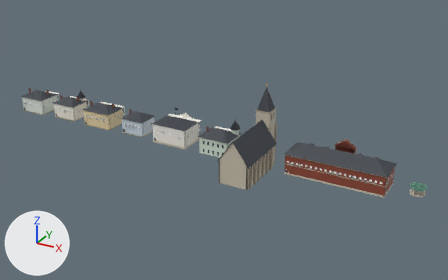
An edit to the glTF model public/models/buildings/kamome.glb, drawn before and after from the same camera.
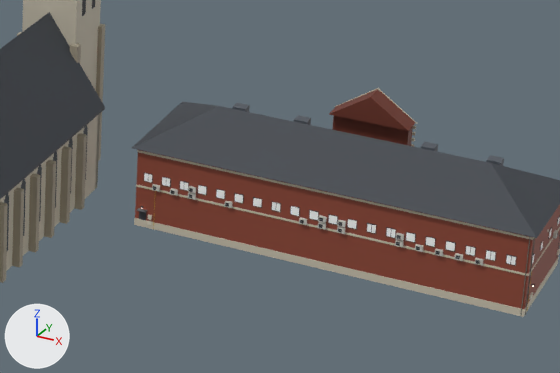
The first picture shows the older version from a 50 mm lens placed at (262.0, -250.0, 128.0), pointed at (131.0, -11.0, 9.0). The close-ups show the older and then the newer version on the part from 56% to 88% of the width and 42% to 76% of the height of that picture. Only the edits that show in the close-ups are written down. Every picture has the same lights, and +X, +Y and +Z are marked at lower left. Where no turn or scale is listed for an object, it has been applied to the vertices. Vertices at exactly the same position are counted once.

Names of what the first close-up shows: 'kamome_church_body', 'kamome_school_body'.
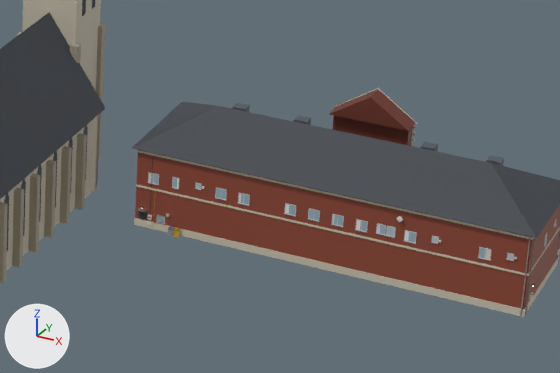
Where the change shows, as pixel boxes (x1, y1, x2, y2) in the close-ups (560 x 373 px; the box of a moved part takes in the faces that stretch with it):
```json
{"part": 1, "of": "me_kamome_school_body", "change": "moved or reshaped", "before": [386, 227, 396, 238], "after": [376, 223, 386, 235]}
{"part": 2, "of": "me_kamome_school_body", "change": "deleted", "before": [144, 172, 560, 266]}
{"part": 3, "of": "me_kamome_school_body", "change": "reshaped", "before": [148, 174, 530, 317], "after": [137, 150, 560, 317]}
```

The change, as JSON lines over the scene's bpy script:
```json
{"block": "me_kamome_school_body", "where": "# used by ob_kamome_school_body; location = (187.0, 0.0, 0.0)"}
{"op": "remove", "block": "me_kamome_school_body", "code": "me_kamome_school_body.from_pydata(...)  # 2584 vertices, 3720 faces; spans x -23.6..23.6, y -14.6..1.7, z 0.0..16.4"}
{"op": "add", "block": "me_kamome_school_body", "code": "me_kamome_school_body.from_pydata(...)  # 2204 vertices, 3092 faces; spans x -23.6..23.6, y -14.7..1.7, z 0.0..16.4"}
{"block": "me_kamome_school_body", "change": "me_kamome_school_body part 1: the loose piece of 8 vertices spanning x 7.0..8.1, y -14.1..-14.0, z 5.9..7.0 is moved by (-1.2, 0.0, 0.2)"}
{"block": "me_kamome_school_body", "change": "me_kamome_school_body part 2: 145 loose pieces with 1160 vertices, spanning x -23.5..23.4, y -14.4..-1.8, z 3.1..7.6, are deleted"}
{"block": "me_kamome_school_body", "change": "me_kamome_school_body part 3: 20 vertices moved from x -15.6..18.8, y -14.1..-14.0, z 5.9..7.0 to x -15.6..18.8, y -14.1..-14.0, z 5.9..7.1; 101 vertices removed from x -21.6..22.8, y -14.4..-14.0, z 0.0..10.0; 681 vertices added at x -23.2..23.2, y -14.7..-1.1, z 0.0..10.0"}
{"block": "me_kamome_school_body", "change": "other edits to the shape of me_kamome_school_body do not show in these pictures"}
```
